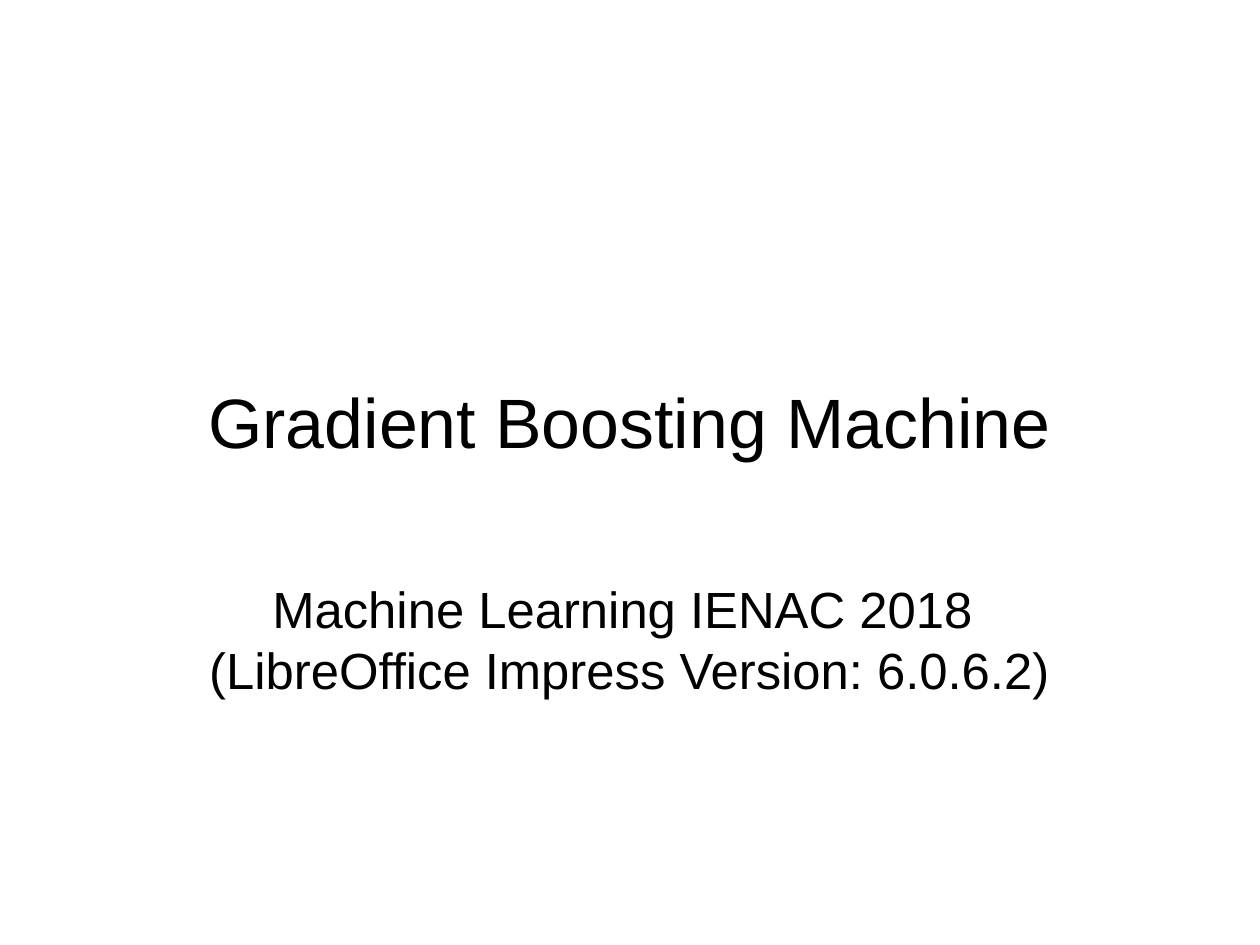
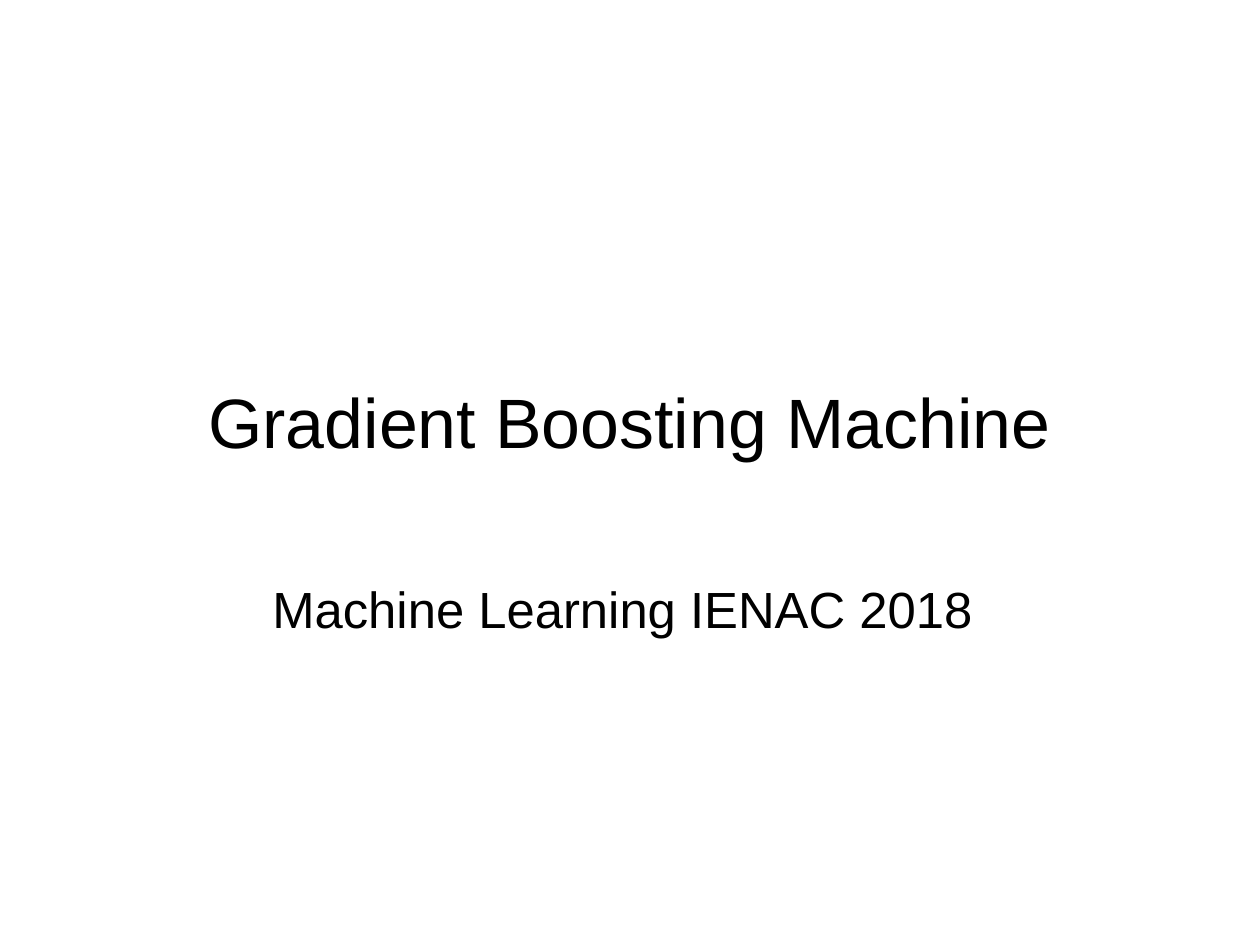
Before and after one commit to kad15/GBM, a slide deck: slide 1 of GBM_kad.odp. Drawn at 1260x945 pixels with LibreOffice and Linux fonts; fonts in the diff are those of the drawing; background and template pictures are left out. Boxes give left, top, right and bottom in pixels: in the first picture for what was removed or moved away, otherwise in the second. Text is boxed around its words. In the diff, an @@ line names an element or a change of style, - is before the commit and + after.

Commit message:
test

```diff
--- a/GBM_kad.odp
+++ b/GBM_kad.odp
@@ subtitle at bbox=[209, 652, 1049, 700]: paragraph removed @@
-(LibreOffice Impress Version: 6.0.6.2)
```
